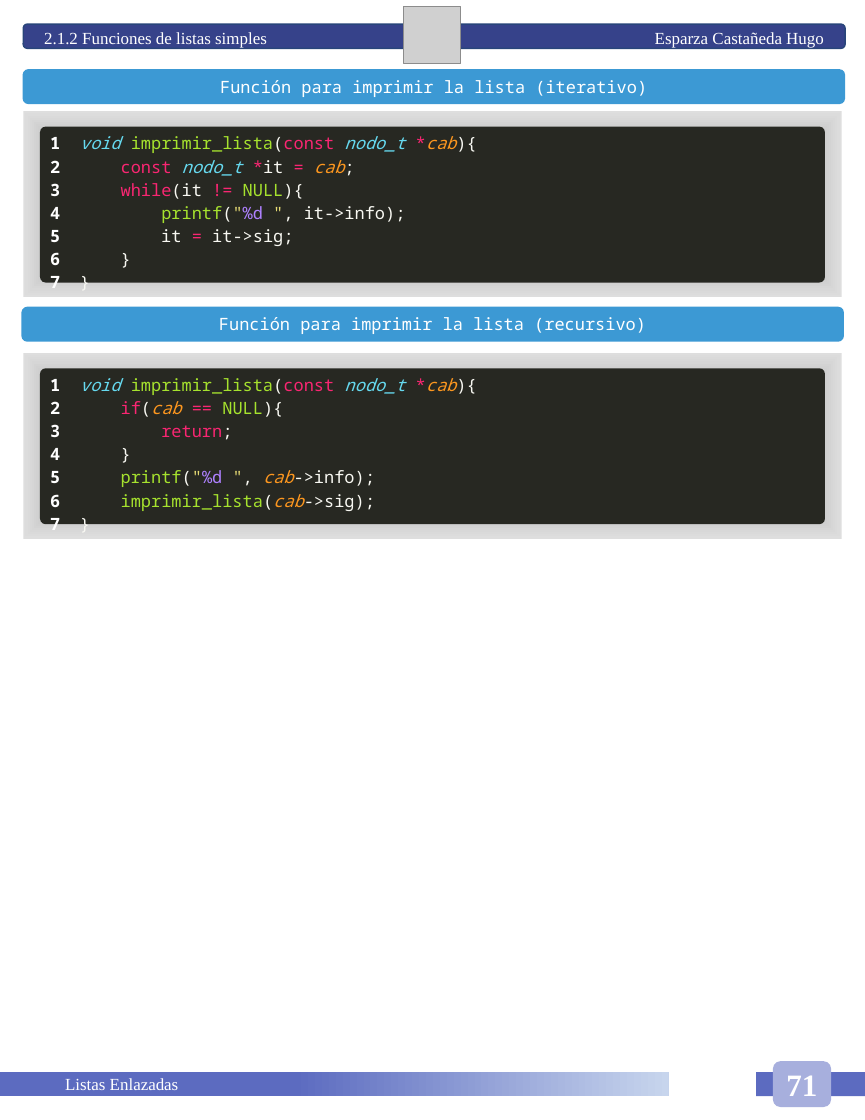
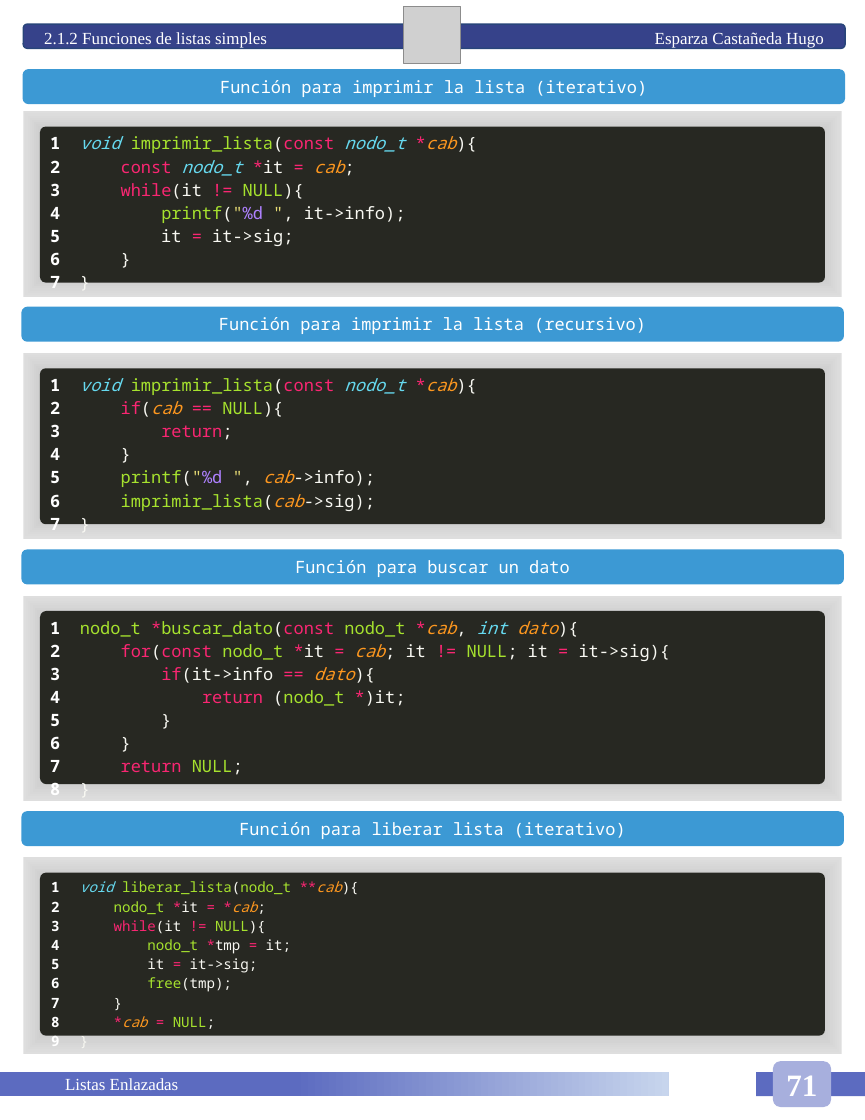
Before and after one commit to HugoEsparzaC/Libreta-Estructuras-II, a slide deck: slide 77 of Libreta Estructuras de Datos II.pptx. Drawn at 865x1120 pixels with LibreOffice and Linux fonts; fonts in the diff are those of the drawing; grey boxes stand for pictures. Boxes give left, top, right and bottom in pixels: in the first picture for what was removed or moved away, otherwise in the second. Text is boxed around its words. In the diff, an @@ line names an element or a change of style, - is before the commit and + after.

```diff
--- a/Libreta Estructuras de Datos II.pptx
+++ b/Libreta Estructuras de Datos II.pptx
@@ rounded rectangle added at [21,550,844,584], fill #3C99D4, 12 pt, text #FFFFFF @@
+Función para buscar un dato
@@ rectangle added at [23,595,842,801], fill gradient #7B7B7B to #BCBCBC to #DEDEDE to #FFFFFF @@
@@ rounded rectangle added at [40,611,824,784], fill #272822 @@
@@ table added at [40,611,824,788], 1 rows, 2 columns @@
+1 / 2 / 3 / 4 / 5 / 6 / 7 / 8 | nodo_t *buscar_dato(const nodo_t *cab, int dato){ / for(const nodo_t *it = cab; it != NULL; it = it->sig){ / if(it->info == dato){ / return (nodo_t *)it; / } / } / return NULL; / }
@@ rounded rectangle added at [21,811,844,846], fill #3C99D4, 12 pt, text #FFFFFF @@
+Función para liberar lista (iterativo)
@@ rectangle added at [23,857,842,1053], fill gradient #7B7B7B to #BCBCBC to #DEDEDE to #FFFFFF @@
@@ rounded rectangle added at [40,872,824,1035], fill #272822 @@
@@ table added at [40,872,824,1040], 1 rows, 2 columns @@
+1 / 2 / 3 / 4 / 5 / 6 / 7 / 8 / 9 | void liberar_lista(nodo_t **cab){ / nodo_t *it = *cab; / while(it != NULL){ / nodo_t *tmp = it; / it = it->sig; / free(tmp); / } / *cab = NULL; / }
```
Also in this commit, not shown: 6 slides added, 1 other file.
